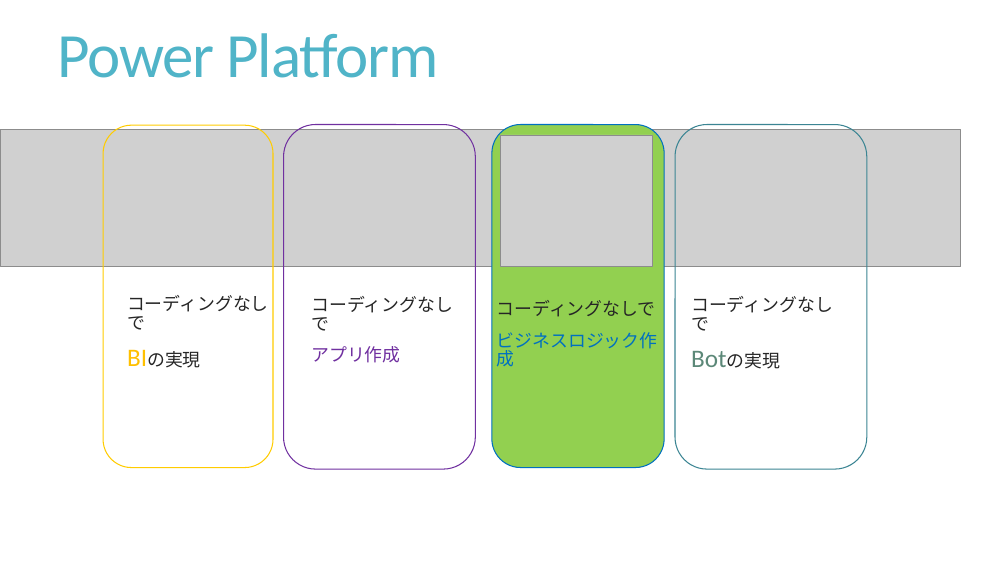
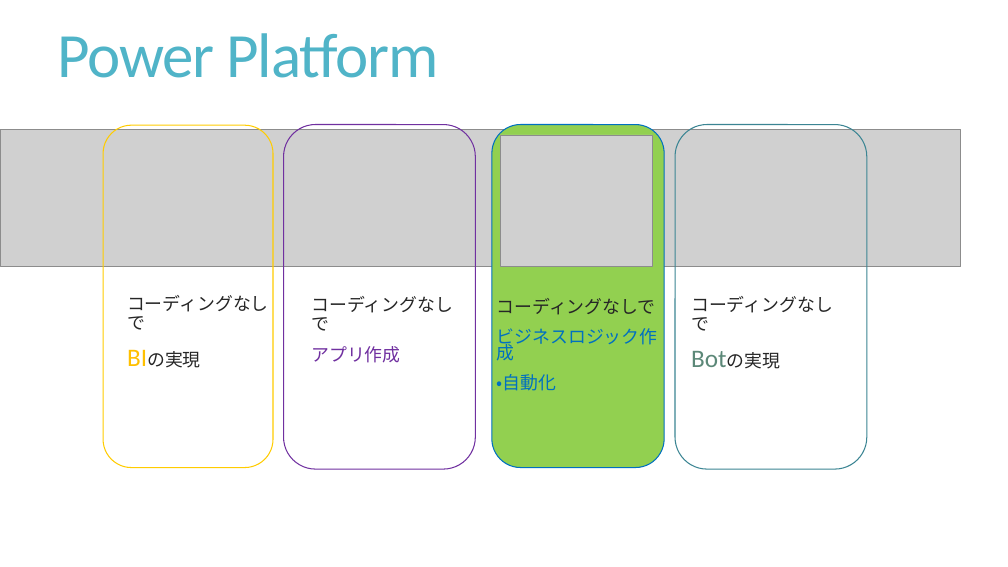
Before and after one commit to RinonDJ/Intro_git, a slide deck: slide 4 of PowerAutomateLT.pptx. Drawn at 1008x567 pixels with LibreOffice and Linux fonts; fonts in the diff are those of the drawing; grey boxes stand for pictures. Boxes give left, top, right and bottom in pixels: in the first picture for what was removed or moved away, otherwise in the second. Text is boxed around its words. In the diff, an @@ line names an element or a change of style, - is before the commit and + after.

```diff
--- a/PowerAutomateLT.pptx
+++ b/PowerAutomateLT.pptx
@@ text at (497,298,658,360): line spacing 0.85 to 0.75 @@
@@ text at (497,374,557,391): paragraph added @@
+・自動化
```
Also in this commit, not shown: 2 other slides changed.
